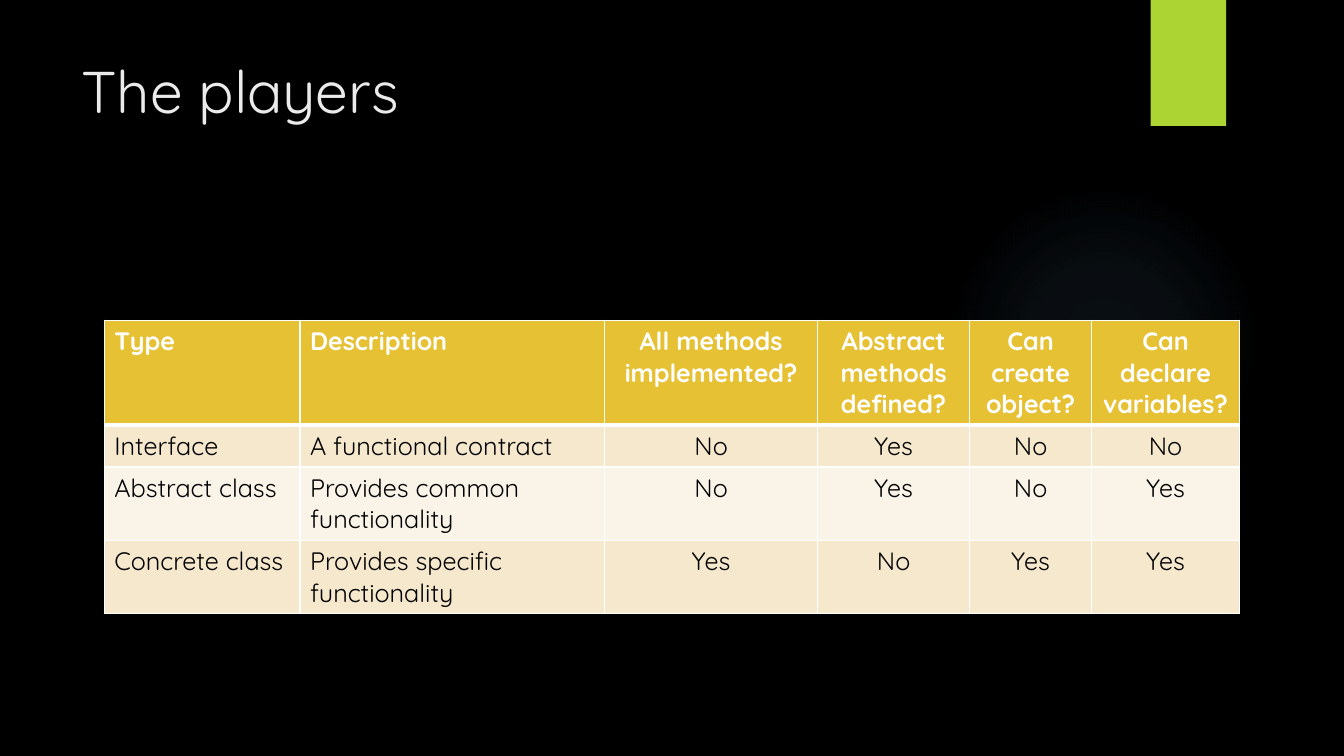
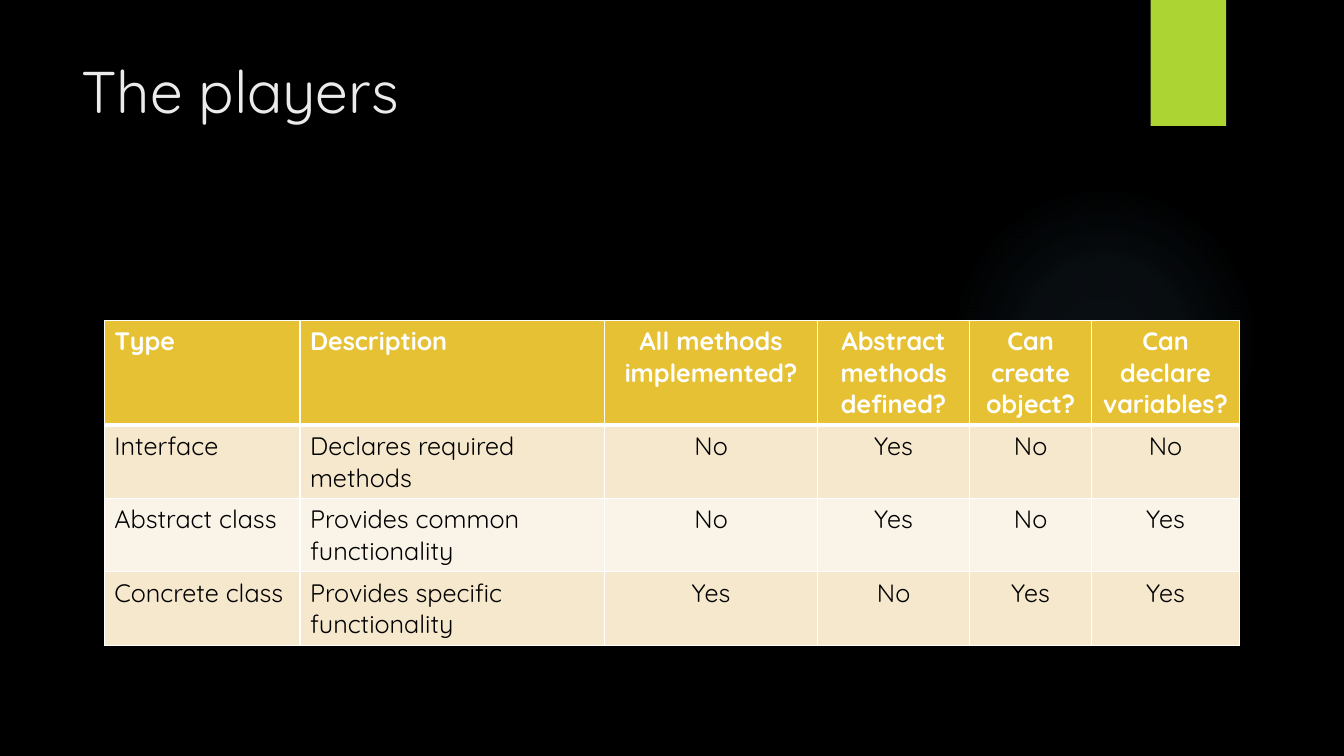
Before and after one commit to DrOldGuy/object-oriented-programming, a slide deck: slide 2 of The Shape of OOP.pptx. Drawn at 1344x756 pixels with LibreOffice and Linux fonts; fonts in the diff are those of the drawing; background and template pictures are left out. Boxes give left, top, right and bottom in pixels: in the first picture for what was removed or moved away, otherwise in the second. Text is boxed around its words. In the diff, an @@ line names an element or a change of style, - is before the commit and + after.

```diff
--- a/The Shape of OOP.pptx
+++ b/The Shape of OOP.pptx
@@ table at bbox=[104, 321, 1239, 642] @@
-row 2, column 2: A functional contract
+row 2, column 2: Declares required methods
```
Also in this commit, not shown: 3 other slides changed, 9 other files.
